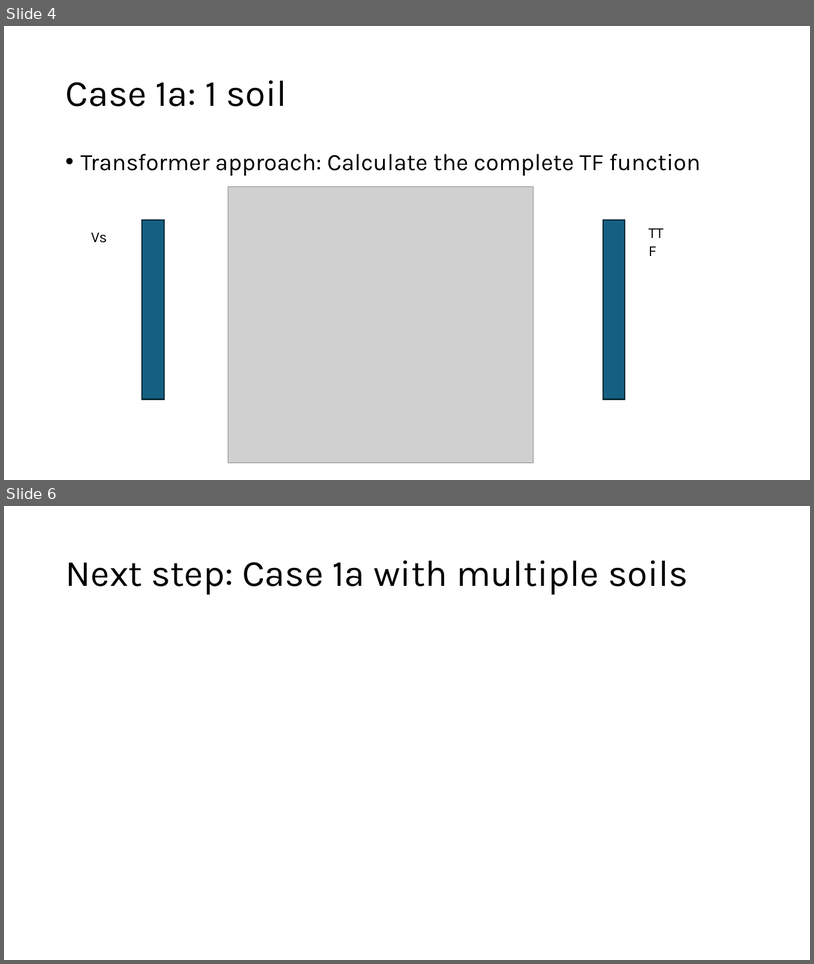
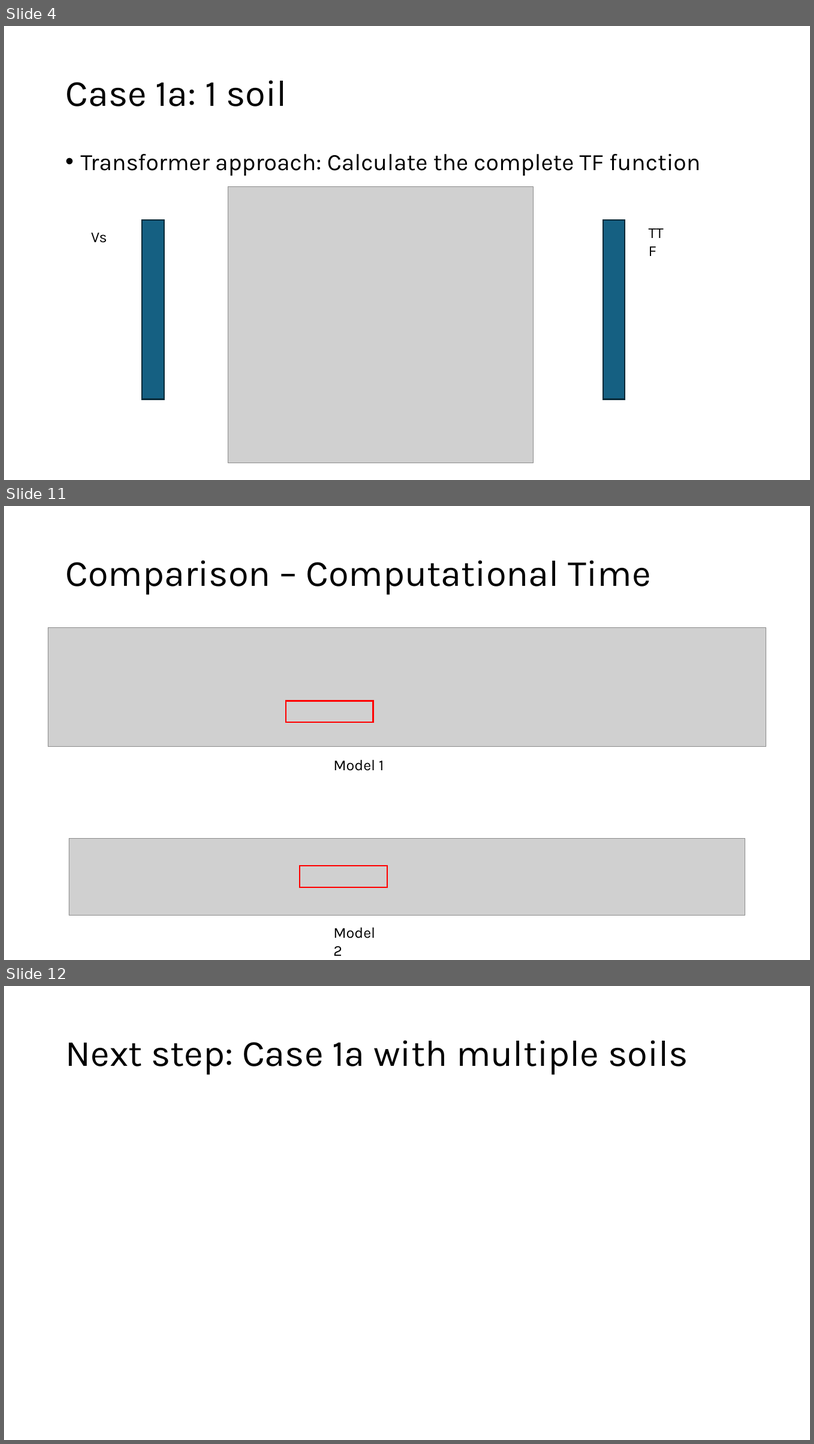
Before and after one commit to KurtSoncco/GNN_Soil_Dynamics, a slide deck: TTF ML Predictions.pptx. Shown one above the other, each under a label of ours: slides 4 and 6 before the commit, slides 4, 11 and 12 after it; the slides between them are not shown. The pictures are 814x964 and 814x1444 pixels, drawn with LibreOffice and Linux fonts; fonts in the diff are those of the drawing; grey boxes stand for pictures. Boxes give left, top, right and bottom in pixels: in the first picture for what was removed or moved away, otherwise in the second. Text is boxed around its words. In the diff, an @@ line names an element or a change of style, - is before the commit and + after.

Commit message:
Comparison completed for 1d 1 column 1 soil

```diff
--- a/TTF ML Predictions.pptx
+++ b/TTF ML Predictions.pptx
@@ slide 11 added at [4,506,810,960], background #FFFFFF @@
@@ title added at [65,560,651,595], 44 pt, text #000000 @@
+Comparison – Computational Time
@@ picture added at [48,628,767,746] @@
@@ rectangle added at [286,701,374,722], outline #FF0000 1.5 pt @@
@@ text added at [333,759,384,771], 18 pt, text #000000 @@
+Model 1
@@ picture added at [69,838,746,915] @@
@@ rectangle added at [300,866,387,887], outline #FF0000 1.5 pt @@
@@ text added at [333,927,375,955], 18 pt, text #000000 @@
+Model 2
@@ what was slide 6 is now slide 12 @@
```
Also in this commit, not shown: 2 slides changed, 5 other slides added, 5 other files.
